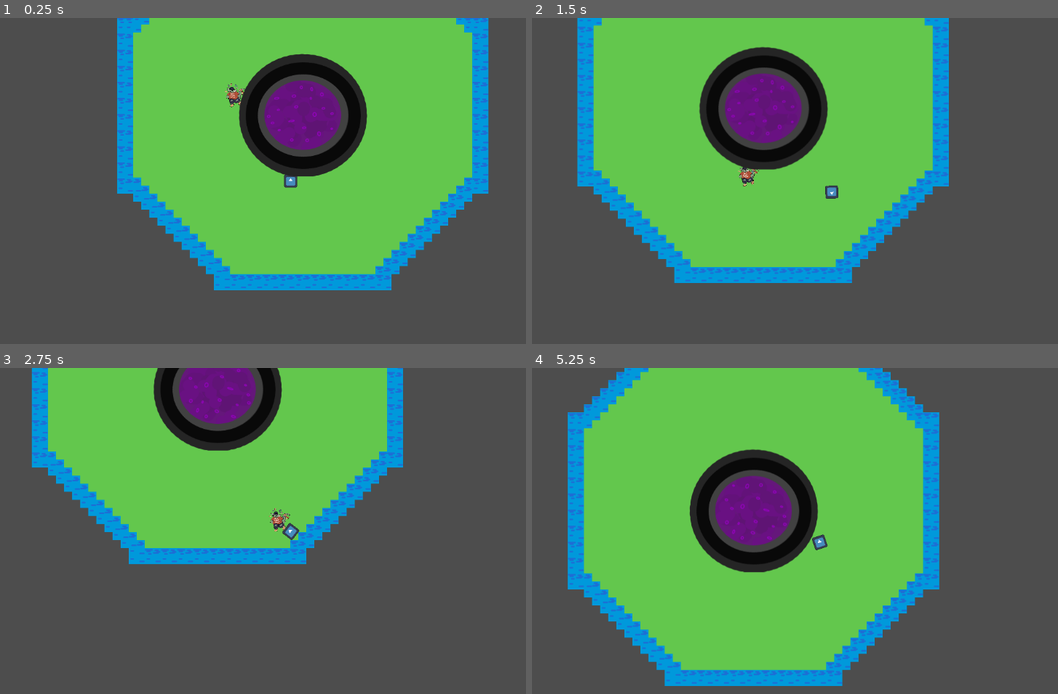
Above: before the commit, frames 1-4 (two rows, left to right).
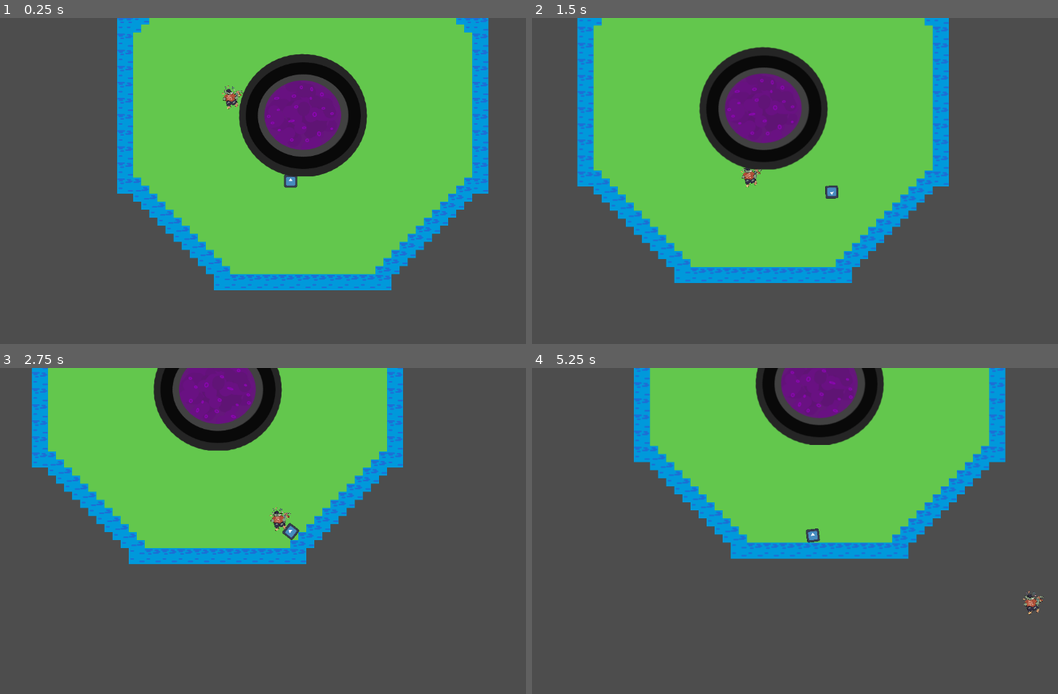
Above: after the commit, the same moments.

Repository: archimbald4488/FGJ2025
Game: Godot game, scene res://scenes/map.tscn
Two runs of this game, one before a commit and one after it. Both use one fixed random seed, a clock stepped at 60 frames per second and the inputs below. The engine's default icon, where the game draws it, is replaced by a stand-in: a white triangle on a blue panel in a dark square.
Inputs (mouse positions are in pixels of both pictures, inside the frame that each line leads up to):
- Up to frame 1 (0.25 s): no input
- Up to frame 2 (1.5 s): move the mouse to (952, 164) at 0.52 s; hold D (right) 0.53-1.28 s; click (952, 164) at 0.6 s; move the mouse to (705, 197) at 1.27 s; hold S (down) from 1.28 s (still down); click (705, 197) at 1.35 s
- Up to frame 3 (2.75 s): move the mouse to (347, 459) at 2.02 s; release S (down) at 2.03 s; hold D (right) from 2.03 s (still down); click (347, 459) at 2.1 s
- Up to frame 4 (5.25 s): move the mouse to (795, 596) at 2.77 s; release D (right) at 2.78 s; hold W (up) 2.78-3.53 s; click (795, 596) at 2.85 s; move the mouse to (994, 579) at 3.52 s; hold A (left) 3.53-5.03 s; click (994, 579) at 3.6 s; move the mouse to (647, 482) at 4.27 s; click (647, 482) at 4.35 s; move the mouse to (852, 531) at 5.02 s; hold S (down) from 5.03 s (still down); click (852, 531) at 5.1 s

The runs differ from the first frame. In frame 1, 0.2% of the frame differs, in the area x 42-47%, y 20-29%; in frame 2, 0.1%; in frame 3, 0.1%; in frame 4, 52%, in the area x 6-98%, y 0-98%.

Commit message:
Enemies now pathfind around the cauldron

Diff:
--- a/scenes/map.tscn
+++ b/scenes/map.tscn
@@ -4,7 +4,7 @@
 [ext_resource type="Texture2D" uid="uid://b5hsebu8w1nbh" path="res://assets/Sunnyside assets/TILESET/SunnysideWorld_Tileset_V0.1.png" id="1_lkicu"]
 [ext_resource type="PackedScene" uid="uid://dq1xnliwhi688" path="res://scenes/player/player.tscn" id="2_2hccj"]
 [ext_resource type="PackedScene" uid="uid://d4lg643btasi1" path="res://scenes/enemies/lisko_enemy.tscn" id="3_uiaia"]
-[ext_resource type="PackedScene" uid="uid://ni0bal3rv040" path="res://scenes/cauldron.tscn" id="5_22xbv"]
+[ext_resource type="PackedScene" uid="uid://ni0bal3rv040" path="res://scenes/Cauldron.tscn" id="5_22xbv"]
 [ext_resource type="Script" path="res://scenes/cauldron.gd" id="6_2idbb"]
 
 [sub_resource type="TileSetAtlasSource" id="TileSetAtlasSource_0sjg1"]
@@ -439,9 +439,9 @@
 sources/0 = SubResource("TileSetAtlasSource_0sjg1")
 
 [sub_resource type="NavigationPolygon" id="NavigationPolygon_3dywq"]
-vertices = PackedVector2Array(292.844, -129.297, 284.141, 87.3516, 130.141, 283, -105.078, 283, -309.031, 93.6016, -310.961, -140.828, -123.898, -325, 114.594, -325)
-polygons = Array[PackedInt32Array]([PackedInt32Array(0, 1, 2, 3, 4, 5, 6, 7)])
-outlines = Array[PackedVector2Array]([PackedVector2Array(-321, -145, -128, -335, 119, -335, 303, -133, 294, 91, 135, 293, -109, 293, -319, 98)])
+vertices = PackedVector2Array(134.719, 42.8828, 140.102, -0.179688, 317, -144.891, 317, 116.867, 130.844, 304, 134.609, -34.2109, 131.781, -333.008, 117.422, 78.5625, 88.3516, 111.93, 48.1406, 133.672, -132.859, 304, -0.09375, 140.102, -49.2813, 132.617, -320, 116.859, -88.3516, 110.906, -121.609, 73.3594, 114.273, -72.75, 87.3594, -102.898, 45.0625, -126.75, -132.898, -333.977, 0.140625, -131.031, -32.1484, -128.883, -320, -148.82, -63.9375, -116.82, -106.469, -83.8594, -130.273, -47.0938, -142.133, -1.78906, -138.813, 31.4531)
+polygons = Array[PackedInt32Array]([PackedInt32Array(0, 1, 2, 3, 4), PackedInt32Array(2, 1, 5, 6), PackedInt32Array(7, 0, 4), PackedInt32Array(8, 7, 4), PackedInt32Array(9, 8, 4, 10), PackedInt32Array(11, 9, 10), PackedInt32Array(12, 11, 10, 13), PackedInt32Array(14, 12, 13), PackedInt32Array(15, 14, 13), PackedInt32Array(6, 5, 16), PackedInt32Array(6, 16, 17), PackedInt32Array(6, 17, 18, 19), PackedInt32Array(19, 18, 20), PackedInt32Array(19, 20, 21, 22), PackedInt32Array(22, 21, 23), PackedInt32Array(22, 23, 24), PackedInt32Array(13, 22, 24, 25), PackedInt32Array(13, 25, 26), PackedInt32Array(13, 26, 27), PackedInt32Array(13, 27, 15)])
+outlines = Array[PackedVector2Array]([PackedVector2Array(-330, -153, -137, -344, 136, -343, 327, -149, 327, 121, 135, 314, -137, 314, -330, 121)])
 
 [node name="Map" type="Node2D"]
 script = ExtResource("1_1tk0n")
@@ -470,5 +470,9 @@
 [node name="NavigationRegion2D" type="NavigationRegion2D" parent="."]
 navigation_polygon = SubResource("NavigationPolygon_3dywq")
 
+[node name="Polygon2D" type="Polygon2D" parent="NavigationRegion2D"]
+visible = false
+polygon = PackedVector2Array(0, -121, 42, -117, 81, -95, 106, -67, 125, -31, 130, 0, 125, 40, 109, 73, 82, 104, 45, 124, 0, 130, -46, 123, -82, 103, -113, 68, -129, 29, -132, -1, -121, -43, -99, -77, -59, -108, -30, -119)
+
 [node name="Cauldron" parent="." instance=ExtResource("5_22xbv")]
 script = ExtResource("6_2idbb")
